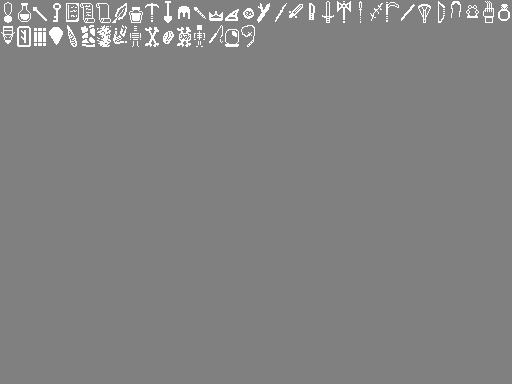
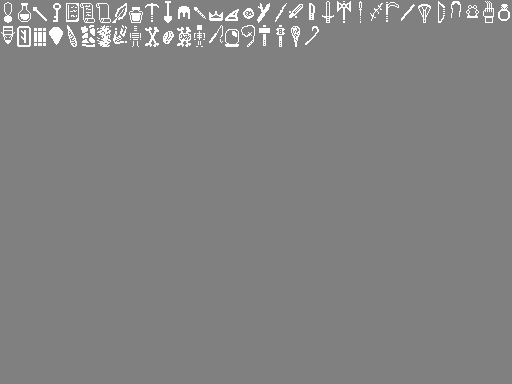
Layer changes from the first 512px x 384px image to the second:
painted on "Background" over [259,25,319,47]
